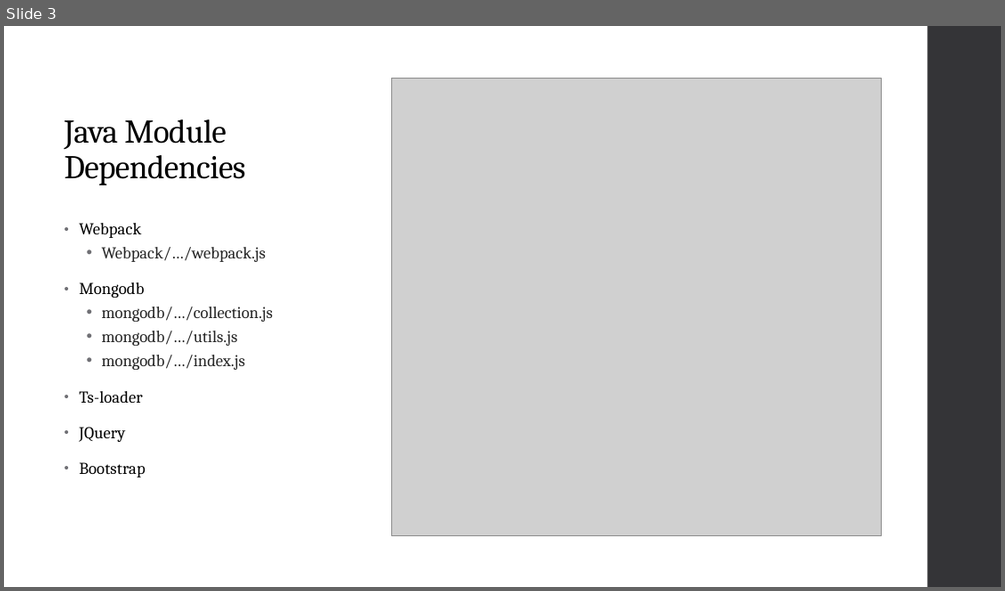
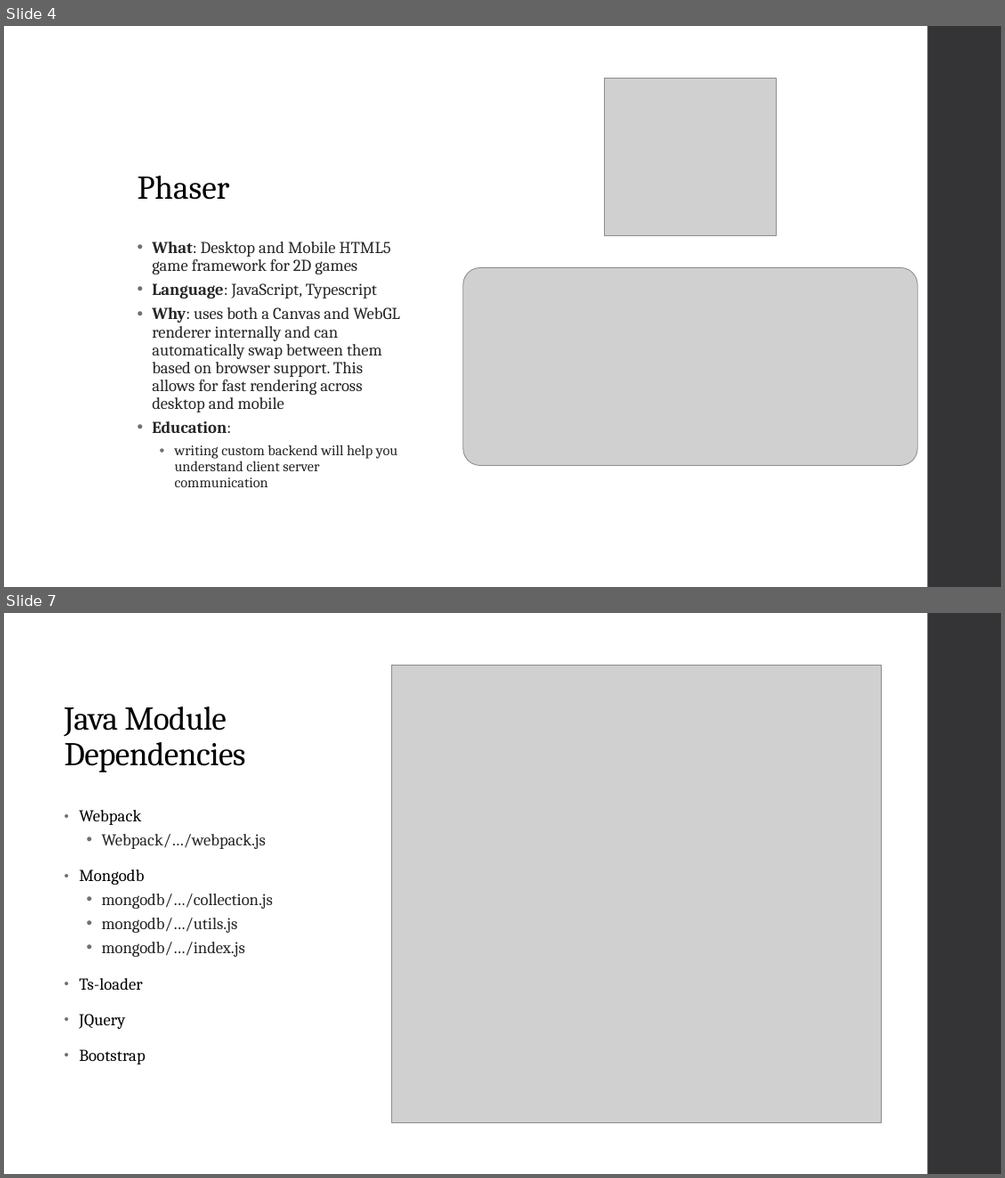
Before and after one commit to SE-4398/Slither, a slide deck: app/Documentation/Software Engineering Presentation.pptx. Shown one above the other, each under a label of ours: slide 3 before the commit, slides 4 and 7 after it; the slides between them are not shown. The pictures are 1005x591 and 1005x1178 pixels, drawn with LibreOffice and Linux fonts; fonts in the diff are those of the drawing; grey boxes stand for pictures. Boxes give left, top, right and bottom in pixels: in the first picture for what was removed or moved away, otherwise in the second. Text is boxed around its words. In the diff, an @@ line names an element or a change of style, - is before the commit and + after.

```diff
--- a/app/Documentation/Software Engineering Presentation.pptx
+++ b/app/Documentation/Software Engineering Presentation.pptx
@@ slide 4 added at box(4, 26, 1001, 587), background #FFFFFF @@
@@ rectangle added at box(928, 26, 1001, 587), fill #353537 @@
@@ picture added at box(605, 79, 777, 235) @@
@@ title added at box(138, 176, 230, 200), 32 pt, text #000000 @@
+  Phaser
@@ text added at box(152, 241, 400, 487), 16 pt, text #262626 @@
+  • What: Desktop and Mobile HTML5 game framework for 2D games
+  • Language: JavaScript, Typescript
+  • Why: uses both a Canvas and WebGL renderer internally and can automatically swap between them based on browser support. This allows for fast rendering across desktop and mobile
+  • Education:
+    • writing custom backend will help you understand client server communication
@@ picture added at box(463, 267, 918, 465) @@
@@ what was slide 3 is now slide 7 @@
```
Also in this commit, not shown: 3 slides changed, 2 other slides added, 9 other files.
